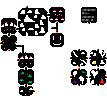
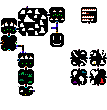
Before/after of a 107 x 110 layered artwork. What changed in the layer stack:
hid "conduits" over [3, 6, 107, 91]
hid "additional" over [3, 7, 96, 92]
hid "connect" over [0, 6, 107, 92]
